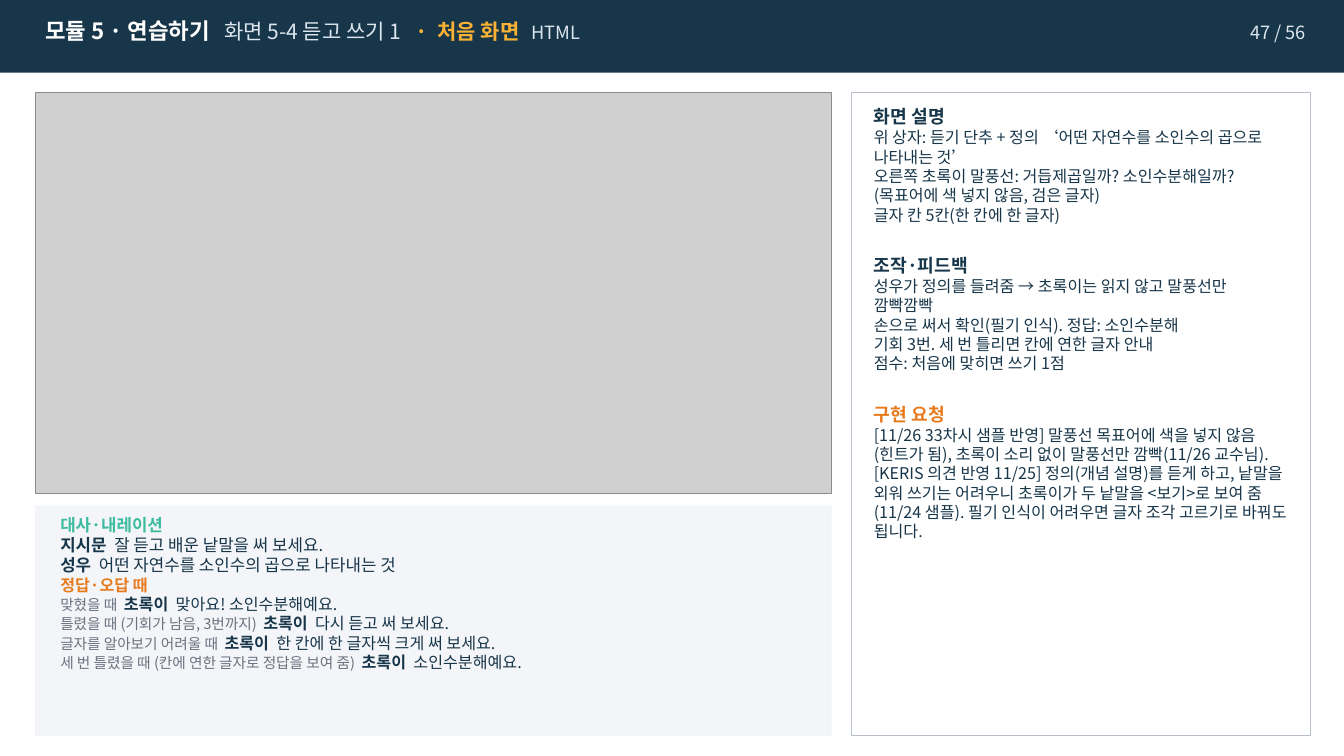
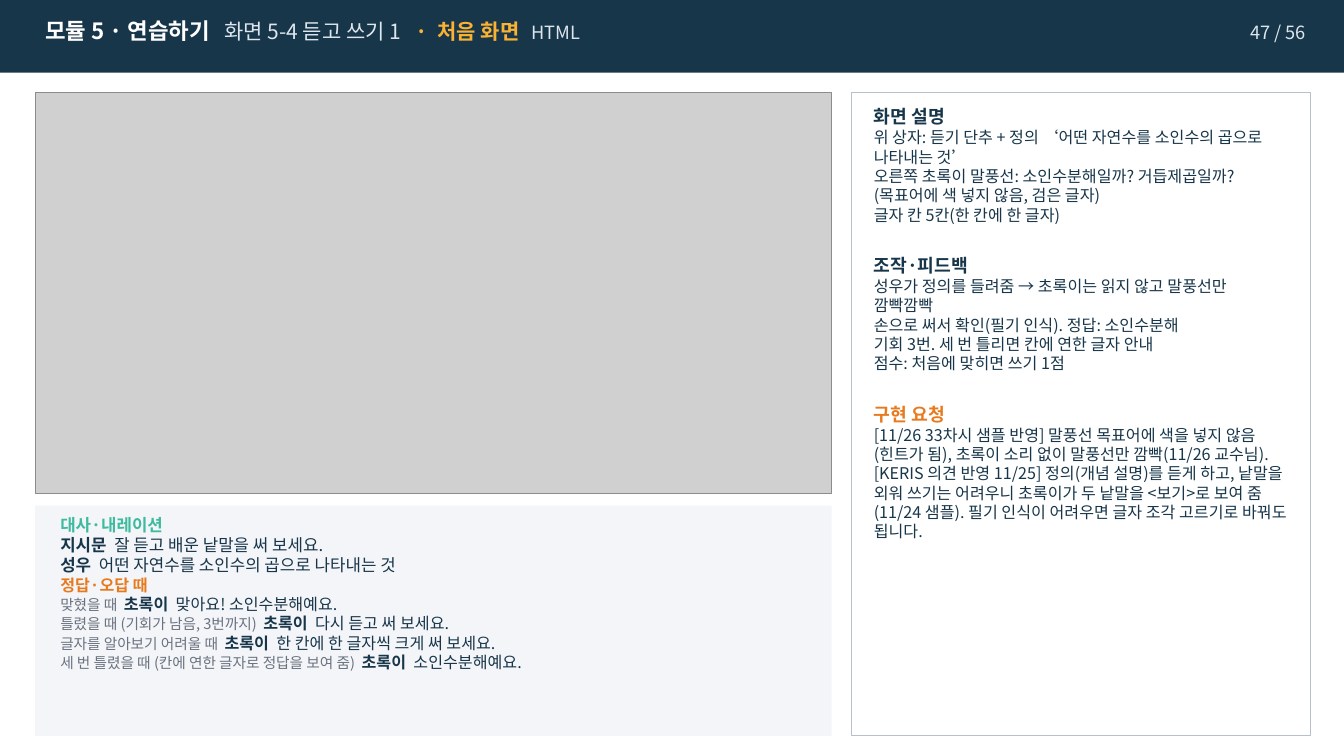
Before and after one commit to j333333766-hub/ksl-math-vocab-kit, a slide deck: slide 47 of 샘플/07차시_소인수분해_조창현_v7-1_스토리보드.pptx. Drawn at 1344x756 pixels with LibreOffice and Linux fonts; fonts in the diff are those of the drawing; grey boxes stand for pictures. Boxes give left, top, right and bottom in pixels: in the first picture for what was removed or moved away, otherwise in the second. Text is boxed around its words. In the diff, an @@ line names an element or a change of style, - is before the commit and + after.

```diff
--- a/샘플/07차시_소인수분해_조창현_v7-1_스토리보드.pptx
+++ b/샘플/07차시_소인수분해_조창현_v7-1_스토리보드.pptx
@@ text at (874, 168, 1235, 204): text changed @@
-오른쪽 초록이 말풍선: 거듭제곱일까? 소인수분해일까?(목표어에 색 넣지 않음, 검은 글자)
+오른쪽 초록이 말풍선: 소인수분해일까? 거듭제곱일까?(목표어에 색 넣지 않음, 검은 글자)
```
Also in this commit, not shown: 17 other slides changed, 6 other files.
